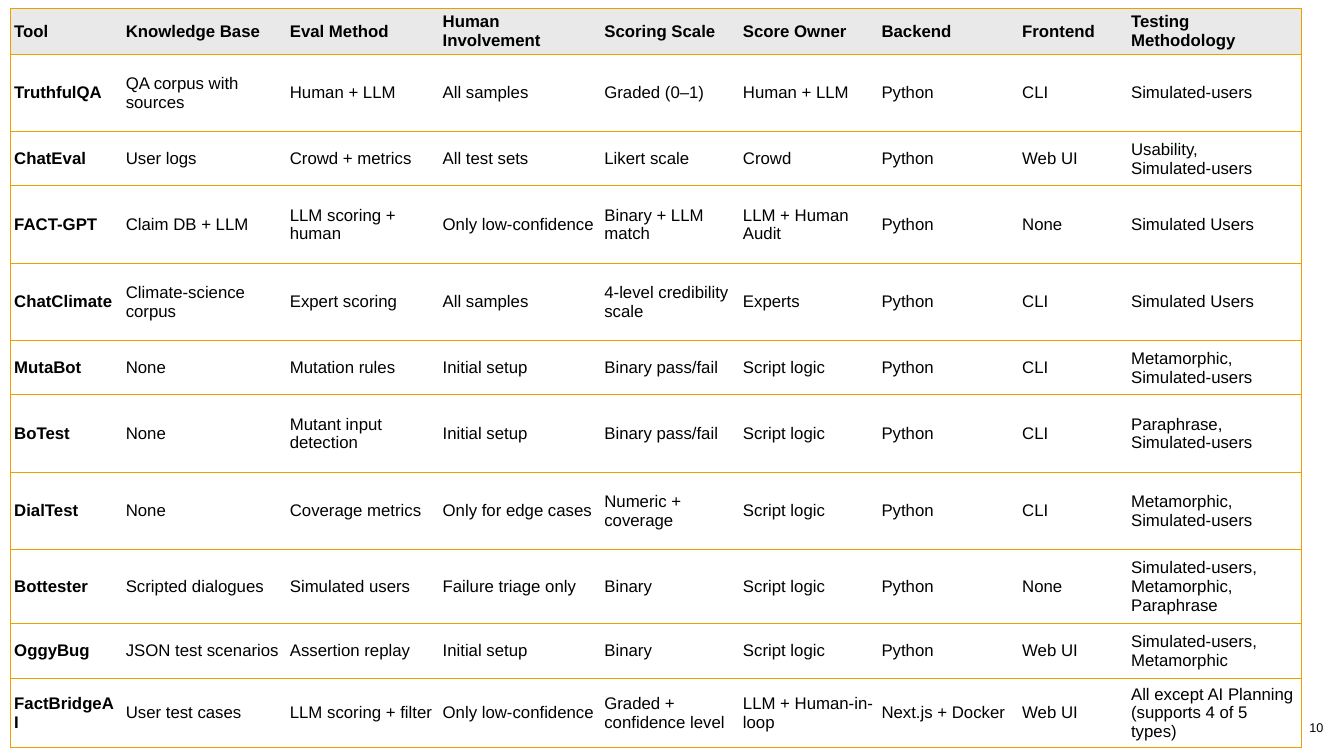
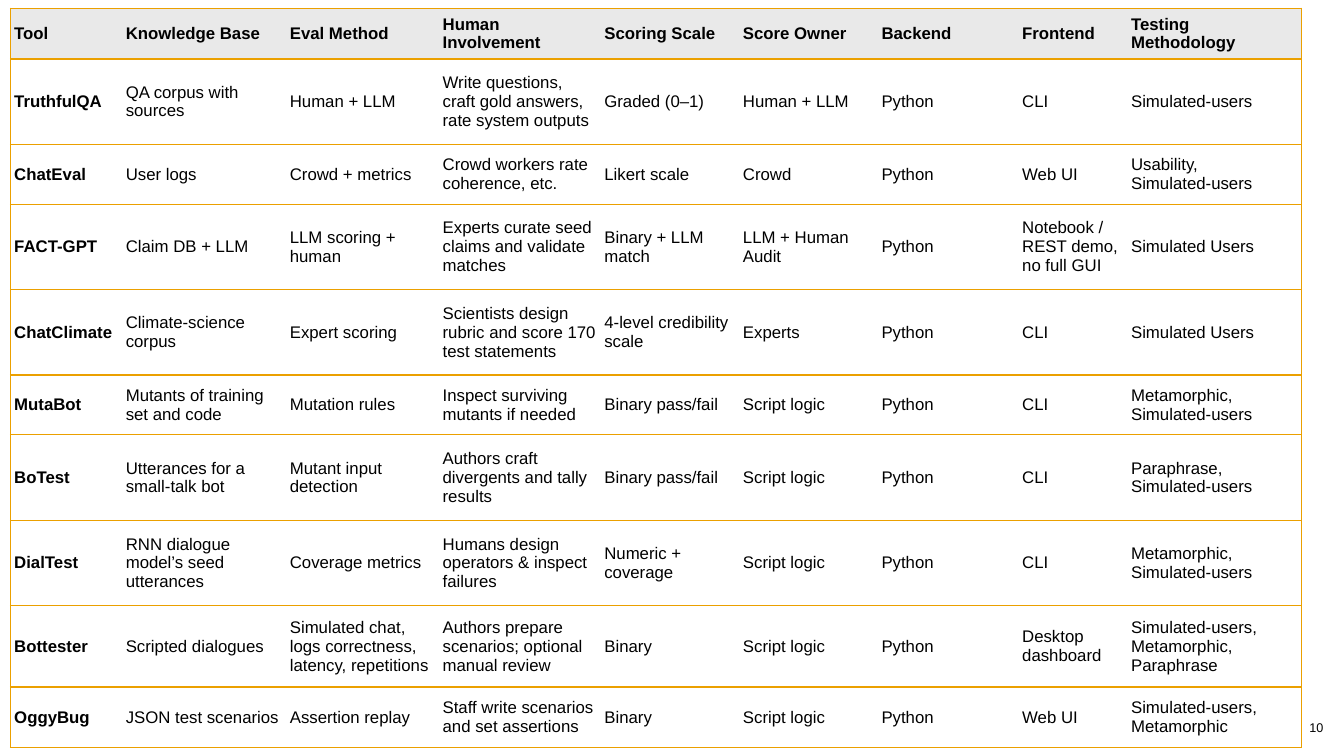
Before and after one commit to saffar4ever/webdev, a slide deck: slide 10 of review paper/Presentation.pptx. Drawn at 1344x756 pixels with LibreOffice and Linux fonts; fonts in the diff are those of the drawing. Boxes give left, top, right and bottom in pixels: in the first picture for what was removed or moved away, otherwise in the second. Text is boxed around its words. In the diff, an @@ line names an element or a change of style, - is before the commit and + after.

```diff
--- a/review paper/Presentation.pptx
+++ b/review paper/Presentation.pptx
@@ table at <box>10,8,1304,748</box> @@
-row 2: TruthfulQA | QA corpus with sources | Human + LLM | All samples | Graded (0–1) | Human + LLM | Python | CLI | Simulated-users
-row 3: ChatEval | User logs | Crowd + metrics | All test sets | Likert scale | Crowd | Python | Web UI | Usability, / Simulated-users
-row 4: FACT-GPT | Claim DB + LLM | LLM scoring + human | Only low-confidence | Binary + LLM match | LLM + Human Audit | Python | None | Simulated Users
-row 5: ChatClimate | Climate-science corpus | Expert scoring | All samples | 4-level credibility scale | Experts | Python | CLI | Simulated Users
-row 6: MutaBot | None | Mutation rules | Initial setup | Binary pass/fail | Script logic | Python | CLI | Metamorphic, / Simulated-users
-row 7: BoTest | None | Mutant input detection | Initial setup | Binary pass/fail | Script logic | Python | CLI | Paraphrase, / Simulated-users
-row 8: DialTest | None | Coverage metrics | Only for edge cases | Numeric + coverage | Script logic | Python | CLI | Metamorphic, Simulated-users
-row 9: Bottester | Scripted dialogues | Simulated users | Failure triage only | Binary | Script logic | Python | None | Simulated-users, / Metamorphic, / Paraphrase
-row 10: OggyBug | JSON test scenarios | Assertion replay | Initial setup | Binary | Script logic | Python | Web UI | Simulated-users, Metamorphic
-row 11: FactBridgeAI | User test cases | LLM scoring + filter | Only low-confidence | Graded + confidence level | LLM + Human-in-loop | Next.js + Docker | Web UI | All except AI Planning (supports 4 of 5 types)
+row 2: TruthfulQA | QA corpus with sources | Human + LLM | Write questions, craft gold answers, rate system outputs | Graded (0–1) | Human + LLM | Python | CLI | Simulated-users
+row 3: ChatEval | User logs | Crowd + metrics | Crowd workers rate coherence, etc. | Likert scale | Crowd | Python | Web UI | Usability, / Simulated-users
+row 4: FACT-GPT | Claim DB + LLM | LLM scoring + human | Experts curate seed claims and validate matches | Binary + LLM match | LLM + Human Audit | Python | Notebook / REST demo, no full GUI | Simulated Users
+row 5: ChatClimate | Climate-science corpus | Expert scoring | Scientists design rubric and score 170 test statements | 4-level credibility scale | Experts | Python | CLI | Simulated Users
+row 6: MutaBot | Mutants of training set and code | Mutation rules | Inspect surviving mutants if needed | Binary pass/fail | Script logic | Python | CLI | Metamorphic, / Simulated-users
+row 7: BoTest | Utterances for a small-talk bot | Mutant input detection | Authors craft divergents and tally results | Binary pass/fail | Script logic | Python | CLI | Paraphrase, / Simulated-users
+row 8: DialTest | RNN dialogue model’s seed utterances | Coverage metrics | Humans design operators & inspect failures | Numeric + coverage | Script logic | Python | CLI | Metamorphic, Simulated-users
+row 9: Bottester | Scripted dialogues | Simulated chat, logs correctness, latency, repetitions | Authors prepare scenarios; optional manual review | Binary | Script logic | Python | Desktop dashboard | Simulated-users, / Metamorphic, / Paraphrase
+row 10: OggyBug | JSON test scenarios | Assertion replay | Staff write scenarios and set assertions | Binary | Script logic | Python | Web UI | Simulated-users, Metamorphic
```
Also in this commit, not shown: 5 other slides changed, 1 slide added.
